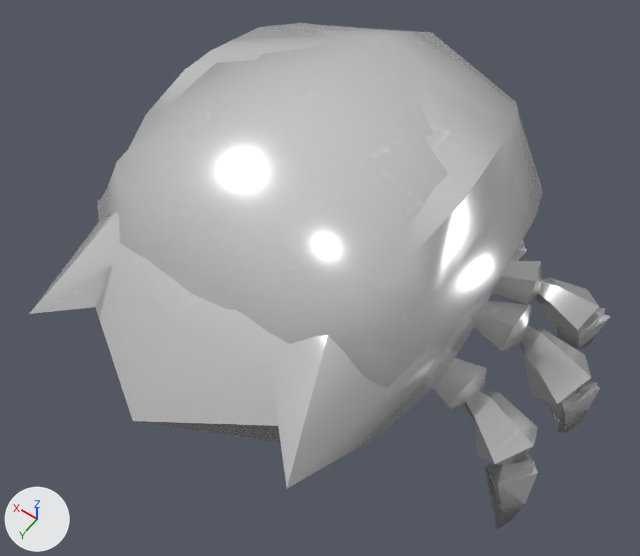
Before and after pictures for a commit that changed the FBX model Assets/Models/Enemies/flea_Smol_&_Anims.fbx.
The view is the same before and after, from a 50 mm camera at (-0.278, 0.459, 0.73) aimed at (-0.013, 0.089, 0.148). The lights are fixed; the arrows at lower left show +X, +Y and +Z. The older version comes first. Where no turn or scale is listed for an object, it has been applied to the vertices.

Names of what the first picture shows: 'flea_smol', 'flea_smol_2', 'flea_smol_3'.
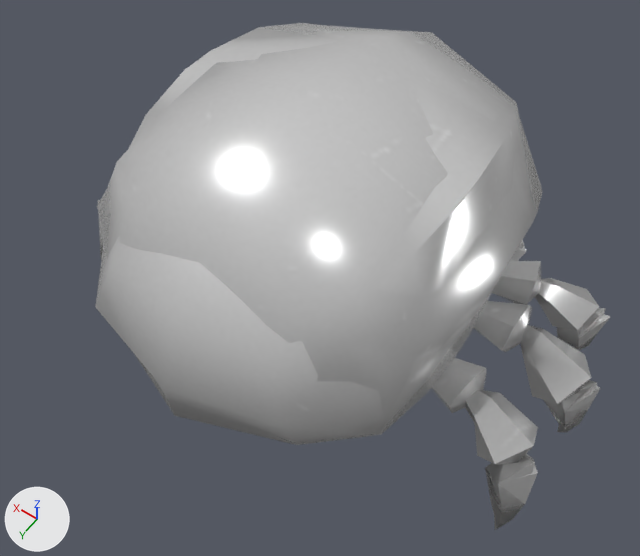
Location of each change, [x1, y1, x2, y2] in pixels of the pictures (640 x 556 px; the box of a moved part takes in the faces that stretch with it):
'flea_smol_2', reshaped: before [29, 212, 599, 530]; after [95, 236, 599, 530]
part 1 of me_flea_smol_2_001, moved or reshaped: before [95, 236, 301, 443]; after [95, 236, 301, 445]
part 2 of me_flea_smol_2_001, moved or reshaped: before [270, 335, 432, 488]; after [270, 341, 432, 445]
part 3 of me_flea_smol_2_001, moved or reshaped: before [29, 212, 120, 314]; after [95, 237, 119, 306]

The change, as a list of edits to the scene's bpy script:
```text
Change me_flea_smol_2_001:
    used by ob_flea_smol_2; location = (0.0, 0.0, 0.0)
    remove me_flea_smol_2_001.from_pydata(...)  # 680 vertices, 708 faces; spans x -0.243..0.243, y -0.144..0.291, z -0.006..0.314
    add me_flea_smol_2_001.from_pydata(...)  # 680 vertices, 708 faces; spans x -0.243..0.243, y -0.144..0.26, z -0.006..0.308
    me_flea_smol_2_001 part 1
    me_flea_smol_2_001.vertices[0].co: (0.0, 0.127, 0.314) -> (0.0, 0.088, 0.307)
    me_flea_smol_2_001.vertices[2].co: (0.0, 0.135, 0.295) -> (0.0, 0.135, 0.302)
    me_flea_smol_2_001.vertices[4].co: (0.0, 0.194, 0.277) -> (0.0, 0.194, 0.285)
    me_flea_smol_2_001.vertices[287].co: (0.0, 0.237, 0.241) -> (0.0, 0.237, 0.254)  # pixel (175, 325) -> pixel (172, 314)
    me_flea_smol_2_001.vertices[292].co: (0.0, 0.291, 0.189) -> (0.0, 0.26, 0.189)  # pixel (132, 421) -> pixel (163, 388)
    me_flea_smol_2_001 part 2
    me_flea_smol_2_001.vertices[289].co: (-0.12, 0.274, 0.204) -> (-0.129, 0.181, 0.207)  # pixel (286, 488) -> pixel (379, 390)
    me_flea_smol_2_001 part 3
    me_flea_smol_2_001.vertices[559].co: (0.114, 0.274, 0.204) -> (0.125, 0.183, 0.207)  # pixel (29, 314) -> not seen
```
